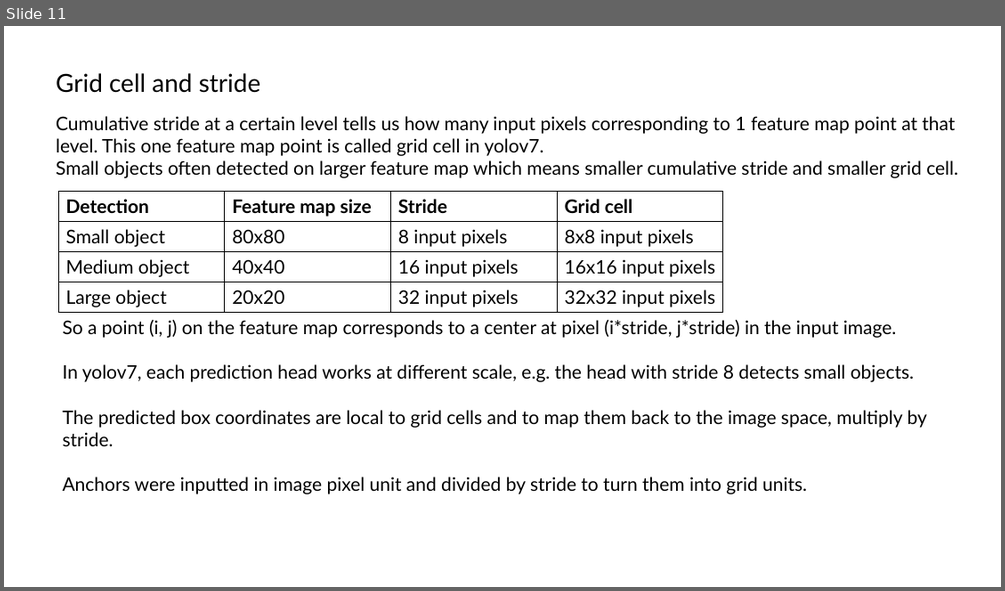
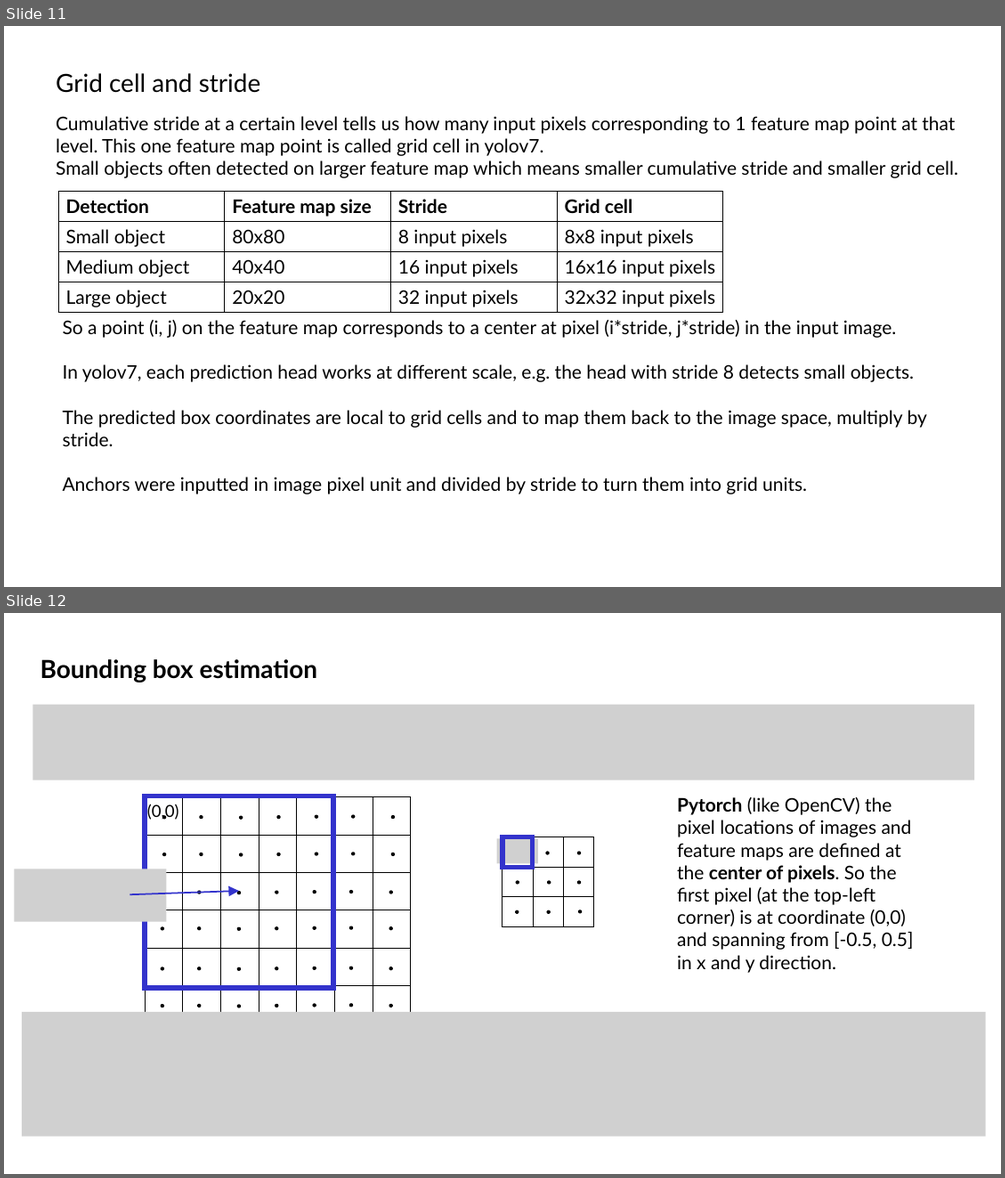
Before and after one commit to s-reaungamornrat/video_processing, a slide deck: yolov7/doc/networks.pptx. Shown one above the other, each under a label of ours: slide 11 before the commit, slides 11 and 12 after it. The pictures are 1005x591 and 1005x1178 pixels, drawn with LibreOffice and Linux fonts; fonts in the diff are those of the drawing; grey boxes stand for pictures. Boxes give left, top, right and bottom in pixels: in the first picture for what was removed or moved away, otherwise in the second. Text is boxed around its words. In the diff, an @@ line names an element or a change of style, - is before the commit and + after.

```diff
--- a/yolov7/doc/networks.pptx
+++ b/yolov7/doc/networks.pptx
@@ slide 12 added at [4,613,1001,1174], background #FFFFFF @@
@@ text added at [40,659,318,682], 24 pt, text #000000, bold @@
+Bounding box estimation
@@ picture added at [33,705,975,779] @@
@@ table added at [145,797,412,1022], 6 rows, 7 columns @@
+ |  |  |  |  |  | 
+ |  |  |  |  |  | 
+ |  |  |  |  |  | 
+ |  |  |  |  |  | 
+ |  |  |  |  |  | 
+ |  |  |  |  |  | 
@@ rectangle added at [145,796,333,988], outline #3333CC 4.5 pt @@
@@ text added at [677,797,914,973], 18 pt, text #000000 @@
+Pytorch (like OpenCV) the pixel locations of images and feature maps are defined at the center of pixels. So the first pixel (at the top-left corner) is at coordinate (0,0) and spanning from [-0.5, 0.5] in x and y direction.
@@ text added at [147,803,179,819], 16 pt, text #000000 @@
+(0,0)
@@ group added at [162,815,395,819]: 7 ellipses @@
@@ group added at [162,852,395,857]: 7 ellipses @@
@@ picture added at [497,839,538,864] @@
@@ table added at [502,836,595,926], 3 rows, 3 columns @@
+ |  | 
+ |  | 
+ |  | 
@@ rectangle added at [502,836,533,868], outline #3333CC 4.5 pt @@
@@ ellipse added at [545,851,550,854], fill #000000 @@
@@ ellipse added at [577,851,581,854], fill #000000 @@
@@ picture added at [15,868,166,922] @@
@@ arrow added from (129, 894) to (239, 891), #3333CC 1.5 pt @@
@@ group added at [197,890,393,894]: 6 ellipses @@
@@ ellipse added at [516,881,519,884], fill #000000 @@
@@ ellipse added at [547,881,550,884], fill #000000 @@
@@ ellipse added at [577,881,581,884], fill #000000 @@
@@ group added at [161,926,393,931]: 7 ellipses @@
@@ ellipse added at [515,910,518,914], fill #000000 @@
@@ ellipse added at [547,910,550,914], fill #000000 @@
@@ ellipse added at [578,910,582,914], fill #000000 @@
@@ group added at [161,966,393,971]: 7 ellipses @@
@@ picture added at [22,1012,986,1135] @@
@@ group added at [161,1004,393,1008]: 7 ellipses @@
```
Also in this commit, not shown: 2 other slides added, 21 other files.
